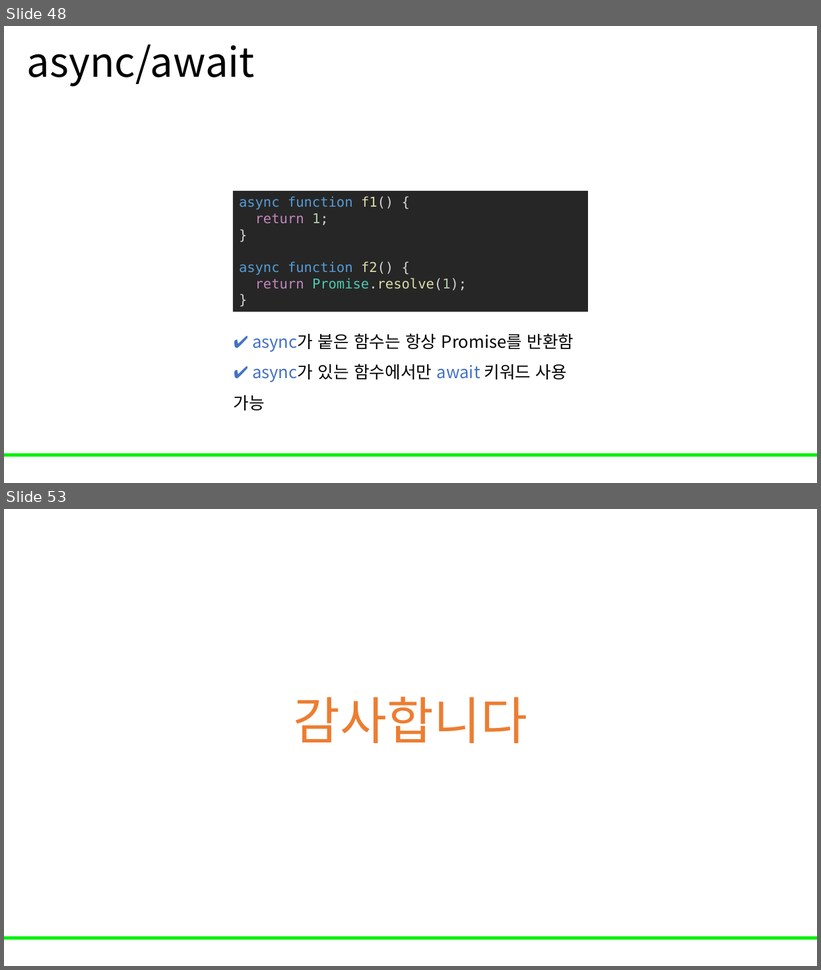
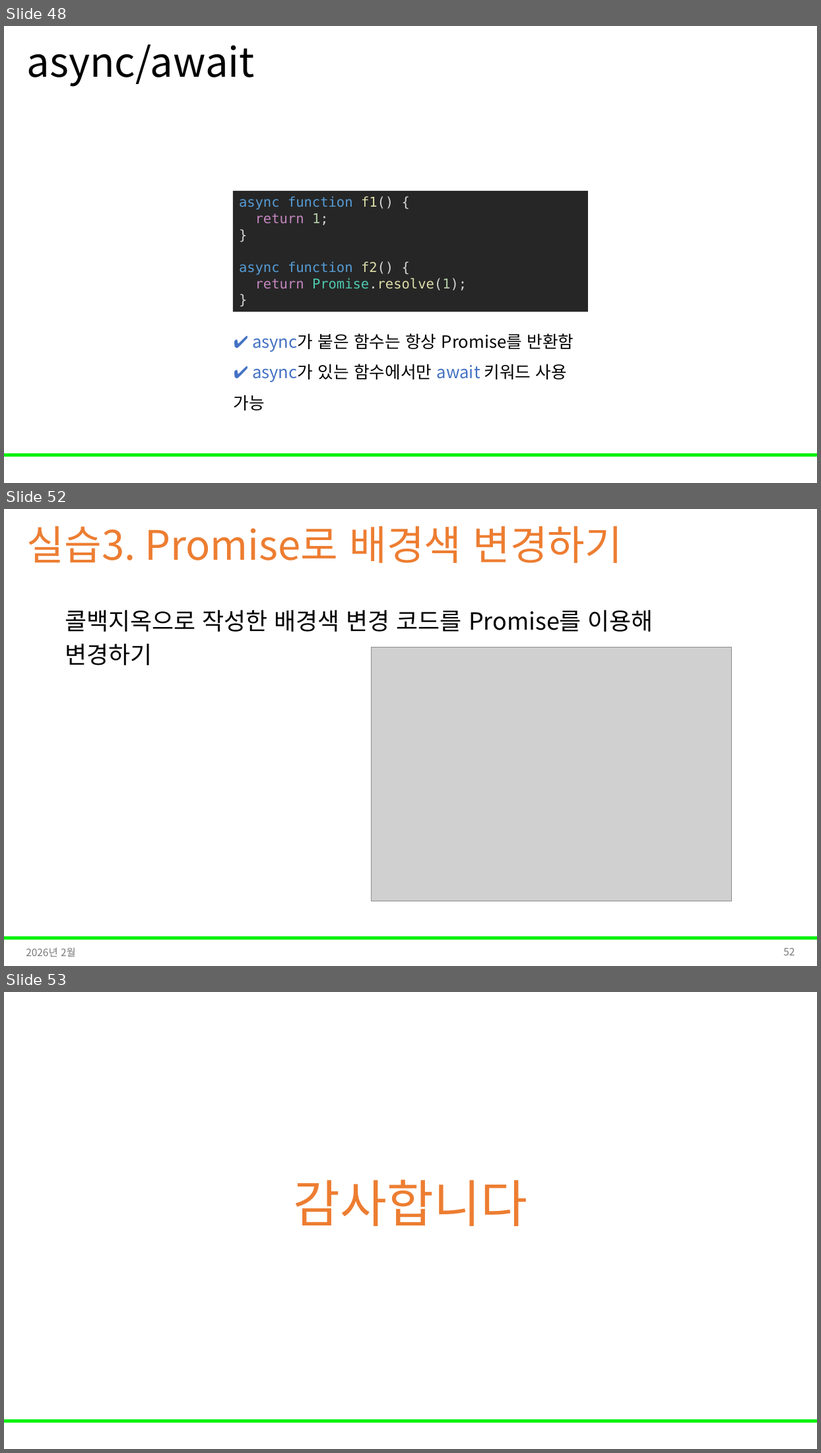
Before and after one commit to Leader-Lesson/KDT_RE_5th, a slide deck: material/4_WEB/03_Javascript(2).pptx. Shown one above the other, each under a label of ours: slides 48 and 53 before the commit, slides 48, 52 and 53 after it; the slides between them are not shown. The pictures are 821x970 and 821x1453 pixels, drawn with LibreOffice and Linux fonts; fonts in the diff are those of the drawing; grey boxes stand for pictures; background and template pictures are left out. Boxes give left, top, right and bottom in pixels: in the first picture for what was removed or moved away, otherwise in the second. Text is boxed around its words. In the diff, an @@ line names an element or a change of style, - is before the commit and + after.

```diff
--- a/material/4_WEB/03_Javascript(2).pptx
+++ b/material/4_WEB/03_Javascript(2).pptx
@@ slide 52 added at [4,509,817,966], background #FFFFFF; not listed: 1 template element that a slide beside it also shows @@
@@ title added at [27,526,623,563], 48 pt, text #ED7D31 @@
+실습3. Promise로 배경색 변경하기
@@ text added at [65,610,653,665], 28 pt, text #000000 @@
+콜백지옥으로 작성한 배경색 변경 코드를 Promise를 이용해 변경하기
@@ picture added at [372,648,733,902] @@
@@ text added at [26,948,76,957], 12 pt, text #797979 @@
+2026년 2월
@@ page number added at [783,948,795,956], 12 pt, text #797979 @@
+52
```
Also in this commit, not shown: 41 slides changed, 2 other slides added, 3 slides removed, 7 other files.
